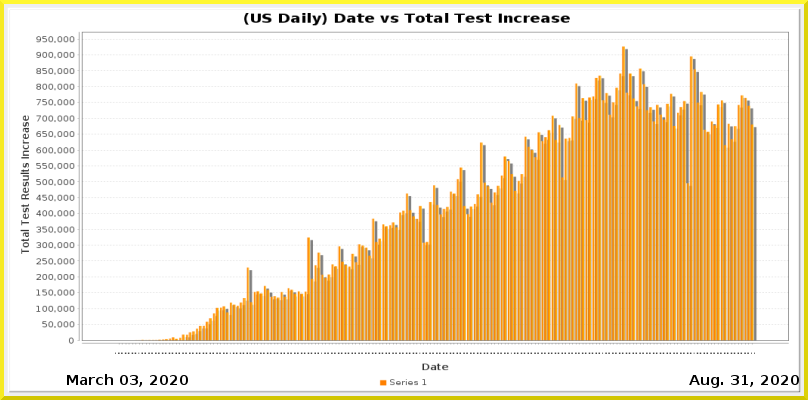
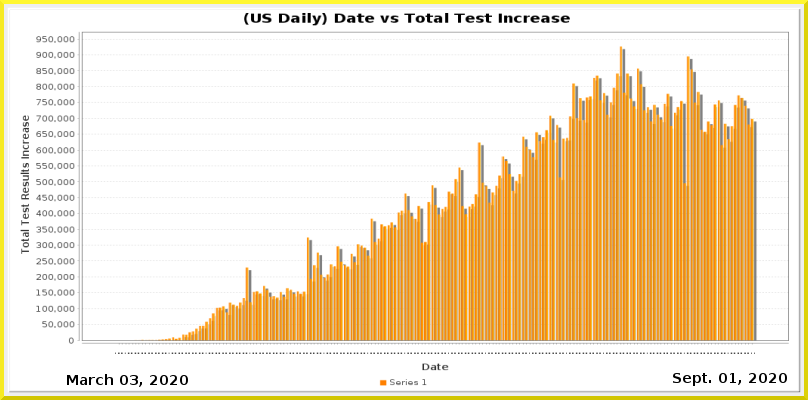
Before/after of a 808×400 layered artwork. What changed in the layer stack:
painted on "Current Date" over (x1=673, y1=373, x2=799, y2=388)
painted on "Date_vs_TestIncrease.png" over (x1=125, y1=46, x2=757, y2=354)
